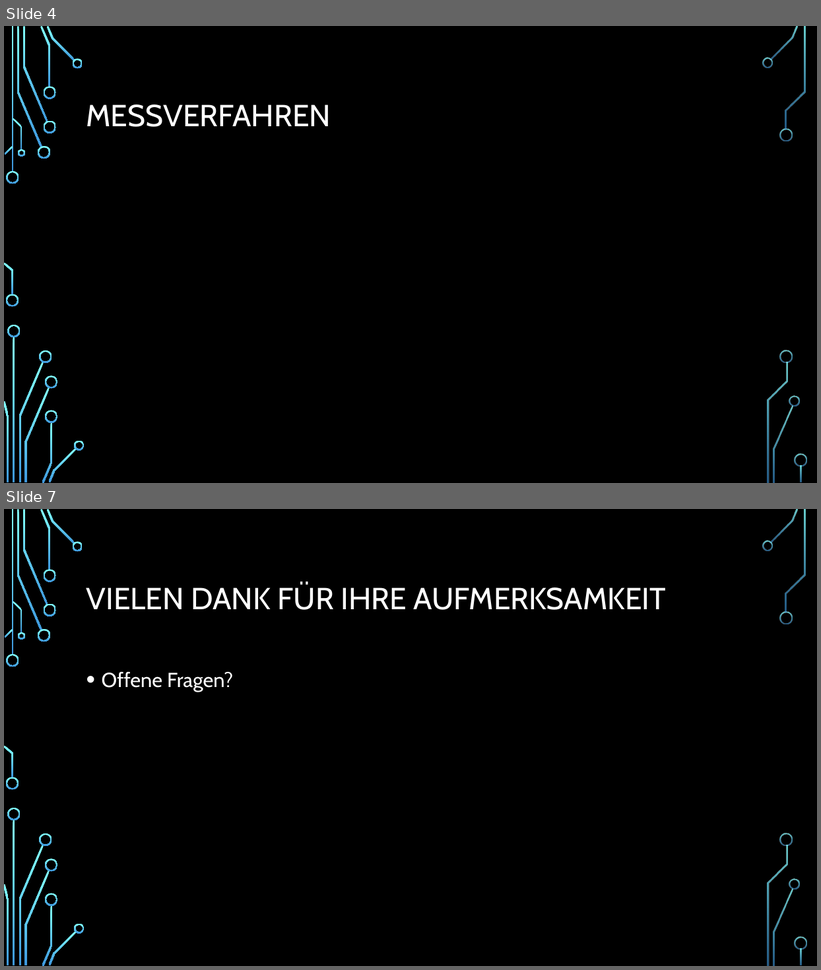
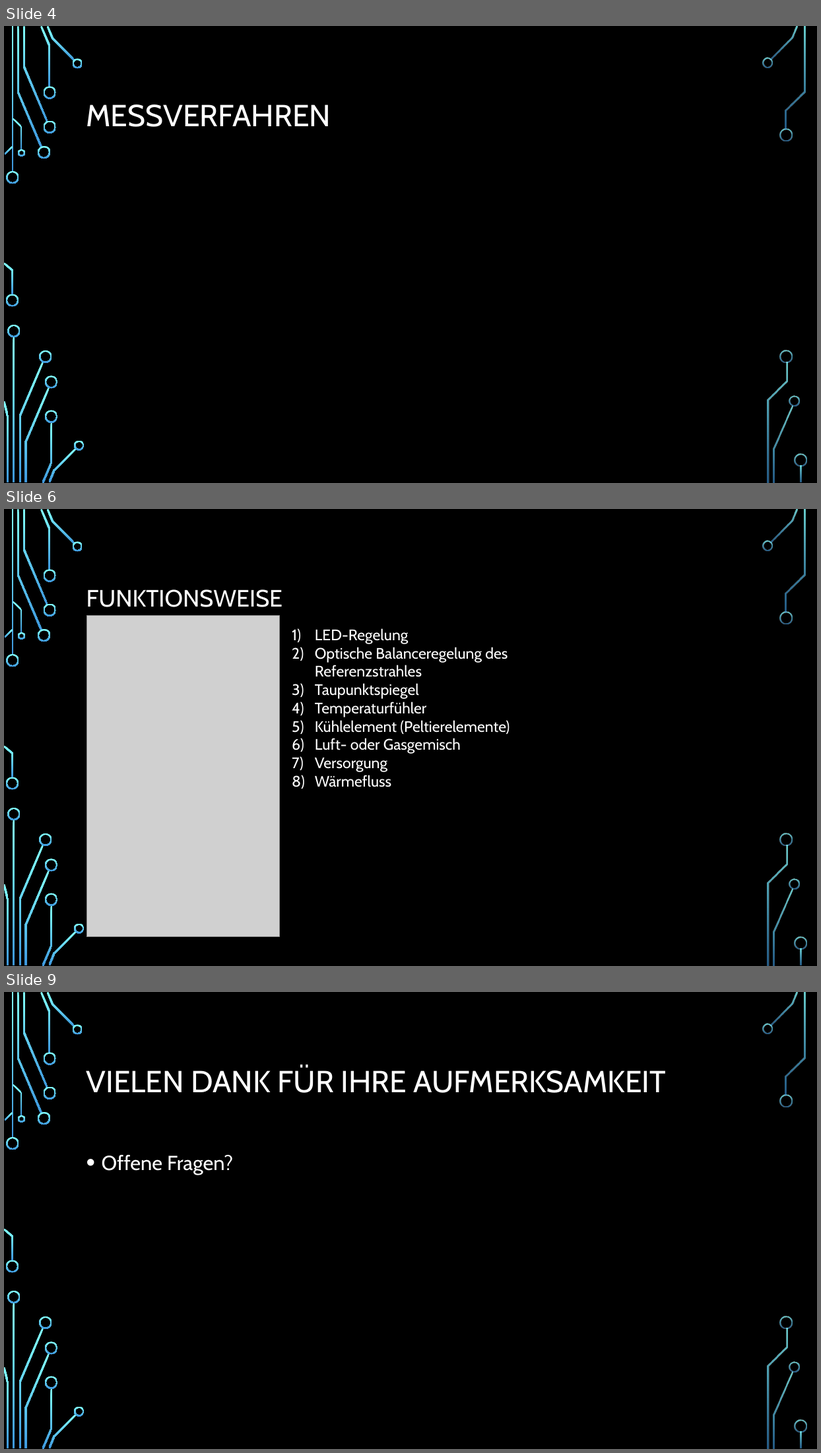
Before and after one commit to AndresMinder/factsheet, a slide deck: LuftfeuchtigkeitssensorenPP.pptx. Shown one above the other, each under a label of ours: slides 4 and 7 before the commit, slides 4, 6 and 9 after it; the slides between them are not shown. The pictures are 821x970 and 821x1453 pixels, drawn with LibreOffice and Linux fonts; fonts in the diff are those of the drawing; grey boxes stand for pictures; background and template pictures are left out. Boxes give left, top, right and bottom in pixels: in the first picture for what was removed or moved away, otherwise in the second. Text is boxed around its words. In the diff, an @@ line names an element or a change of style, - is before the commit and + after.

```diff
--- a/LuftfeuchtigkeitssensorenPP.pptx
+++ b/LuftfeuchtigkeitssensorenPP.pptx
@@ slide 6 added at [4,509,817,966], background picture (left out); not listed: 36 template elements that a slide beside it also shows @@
@@ title added at [86,590,283,607], 28 pt, text #FFFFFF @@
+FUNKTIONSWEISE
@@ picture added at [87,615,280,937] @@
@@ text added at [315,628,510,772], 18 pt, text #FFFFFF @@
+1) LED-Regelung
+2) Optische Balanceregelung des Referenzstrahles
+3) Taupunktspiegel
+4) Temperaturfühler
+5) Kühlelement (Peltierelemente)
+6) Luft- oder Gasgemisch
+7) Versorgung
+8) Wärmefluss
@@ what was slide 7 is now slide 9 @@
```
Also in this commit, not shown: 1 slide changed, 3 other slides added, 2 slides removed.
